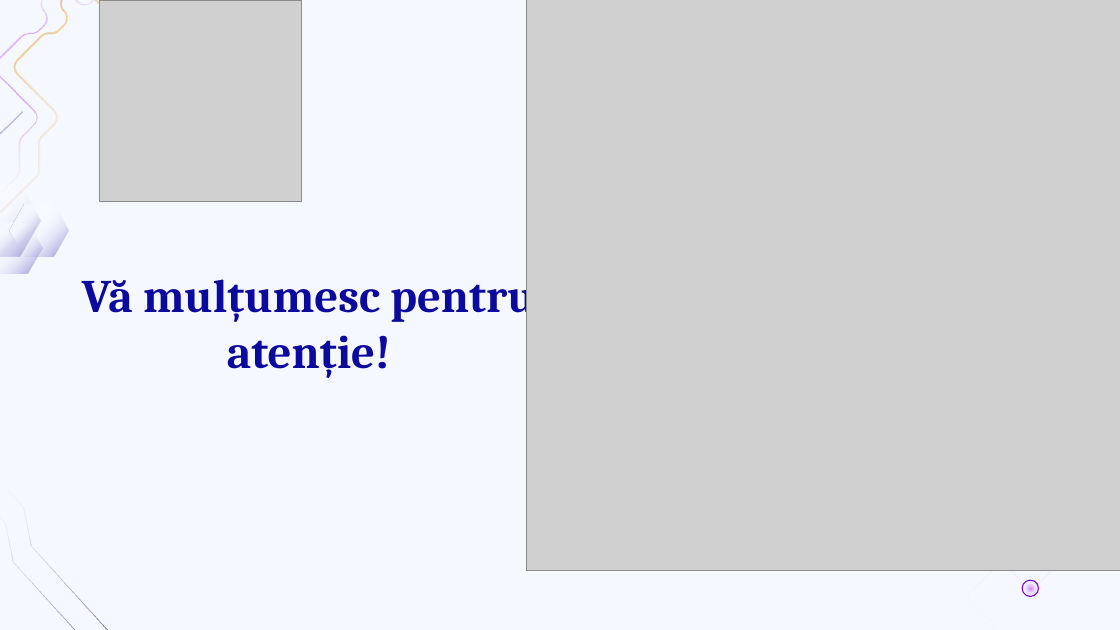
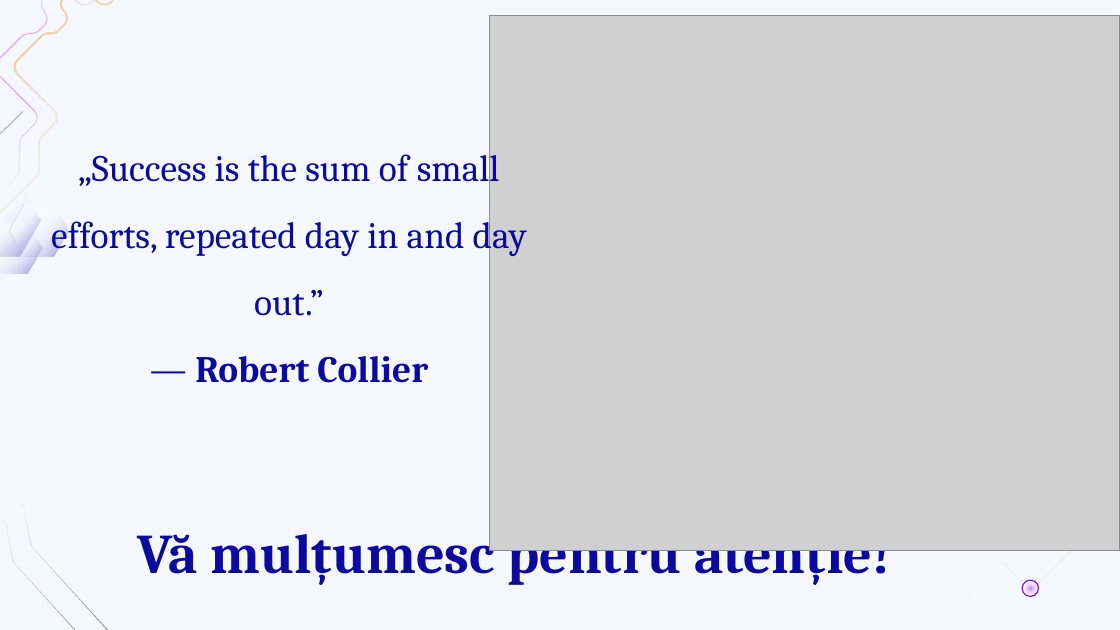
Before and after one commit to Liliana24znf/AI-powered-university-timetable-generator, a slide deck: slide 11 of Documentatie-licenta/Prezentare/Prezentare_Licenta_Custom.pptx. Drawn at 1120x630 pixels with LibreOffice and Linux fonts; fonts in the diff are those of the drawing; grey boxes stand for pictures; background and template pictures are left out. Boxes give left, top, right and bottom in pixels: in the first picture for what was removed or moved away, otherwise in the second. Text is boxed around its words. In the diff, an @@ line names an element or a change of style, - is before the commit and + after.

```diff
--- a/Documentatie-licenta/Prezentare/Prezentare_Licenta_Custom.pptx
+++ b/Documentatie-licenta/Prezentare/Prezentare_Licenta_Custom.pptx
@@ picture removed at (100,0,301,202) @@
@@ picture: place and size @@
-picture at (526,0,1120,570)
+picture at (489,16,1120,551)
@@ text added at (51,146,527,383), 24 pt, text #0C0A9E @@
+„Success is the sum of small efforts, repeated day in and day out.”
+— Robert Collier
@@ title "Vă mulțumesc pentru atenție!": place and size @@
-title "Vă mulțumesc pentru atenție!" at (82,270,535,378)
+title "Vă mulțumesc pentru atenție!" at (137,522,891,586)
@@ title "Vă mulțumesc pentru atenție!" at (137,522,891,586): size 30 to 36 pt; line spacing 1 to 1.5 @@
```
Also in this commit, not shown: 2 other files.
